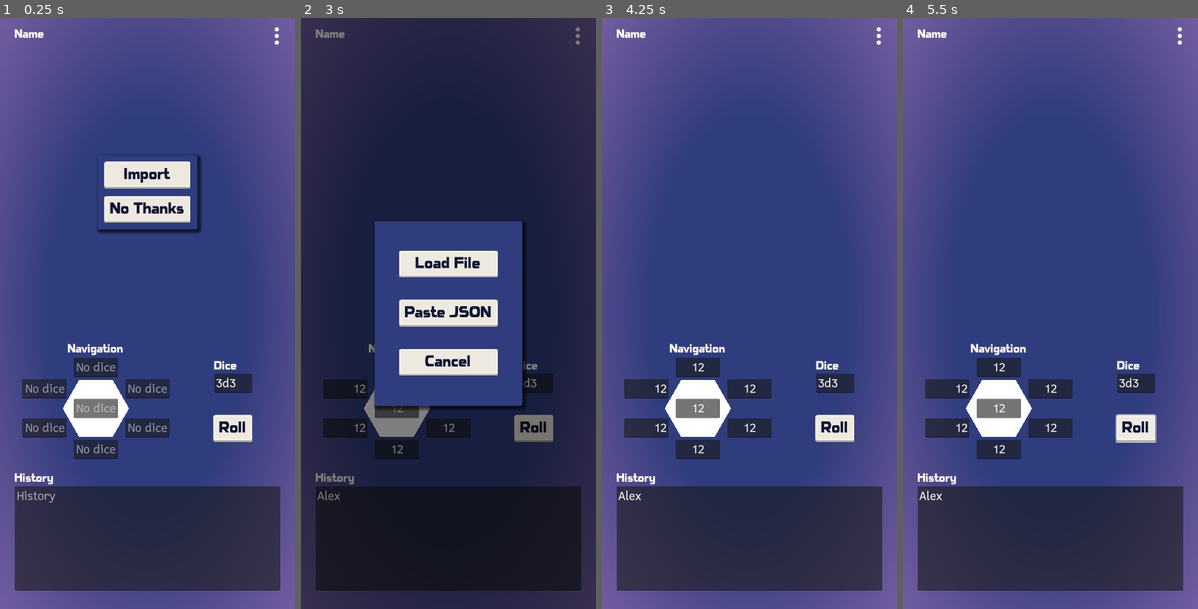
Above: before the commit, frames 1-4 (left to right).
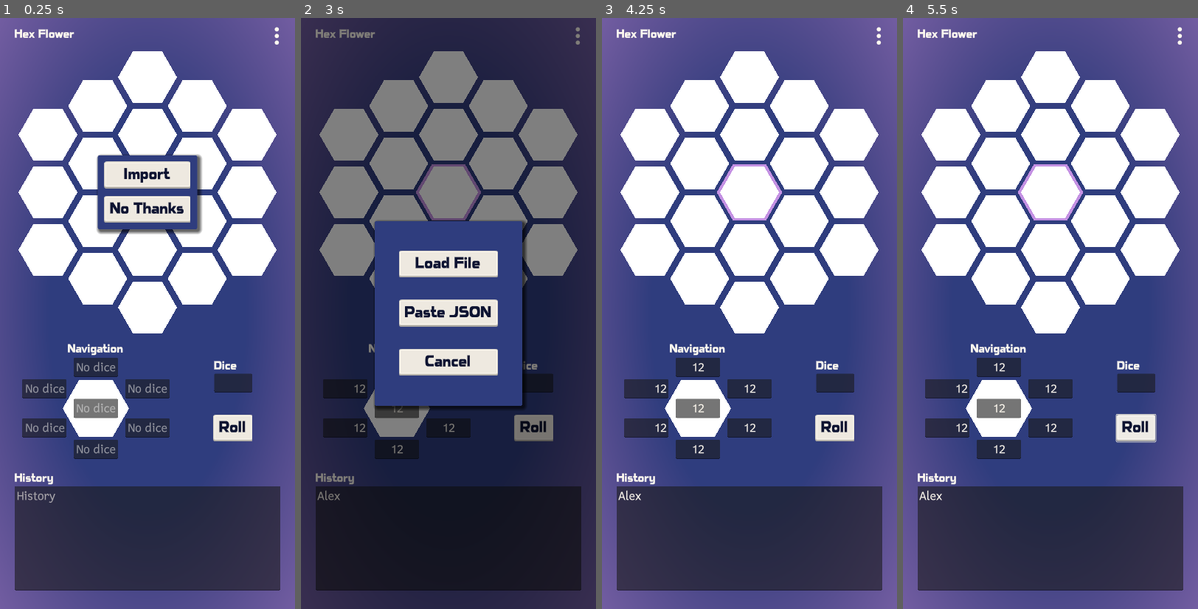
Above: after the commit, the same moments.

Repository: ashestosea/hex-flower
Game: Godot game, scene res://scenes/main.tscn
Same seed, same stepped clock (60 frames per second), same inputs: the game is played once before the commit and once after it.
Inputs (mouse positions are in pixels of both pictures, inside the frame that each line leads up to):
- Up to frame 1 (0.25 s): no input
- Up to frame 2 (3 s): click (395, 408) at 0.52 s; type "12" at 0.6 s; click (395, 366) at 0.75 s; type "12" at 0.83 s; click (448, 390) at 0.98 s; type "12" at 1.07 s; click (448, 425) at 1.27 s; type "12" at 1.35 s; click (395, 449) at 1.5 s; type "12" at 1.58 s; click (345, 425) at 1.73 s; type "12" at 1.82 s; click (345, 390) at 2.02 s; type "12" at 2.1 s; click (448, 538) at 2.25 s; type "Alex" at 2.33 s; click "Import" at 2.75 s
- Up to frame 3 (4.25 s): click "Roll" at 3.5 s
- Up to frame 4 (5.5 s): click "⋮" at 4.25 s; click "Roll" at 5 s

The runs differ from the first frame. In frame 1, 22% of the frame differs, in the area x 5-94%, y 1-72%; in frame 2, 19%; in frame 3, 25%; in frame 4, 25%.
Error before the commit: Invalid access to property or key 'flower_name' on a base object of type 'Nil'. (res://scripts/manager.gd:92)
Error after the commit: Invalid access to property or key '<null>' on a base object of type 'Dictionary'. (res://scripts/manager.gd:44)

Commit message:
Fix reference to empty.json

Diff:
--- a/scripts/manager.gd
+++ b/scripts/manager.gd
@@ -80,7 +80,7 @@
 
 
 func clear_flower():
-	setup(Data.import_json(FileAccess.get_file_as_string("res://examples/empty.json")))
+	setup(Data.import_json(FileAccess.get_file_as_string("res://examples/blank.json")))
 
 
 func file_selected(path):
